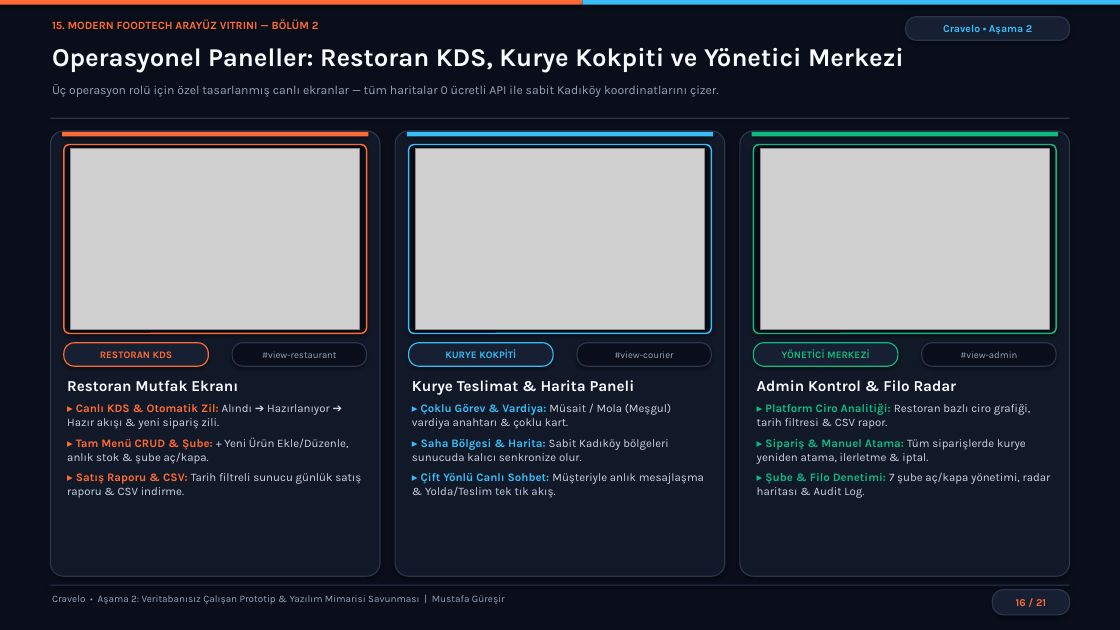
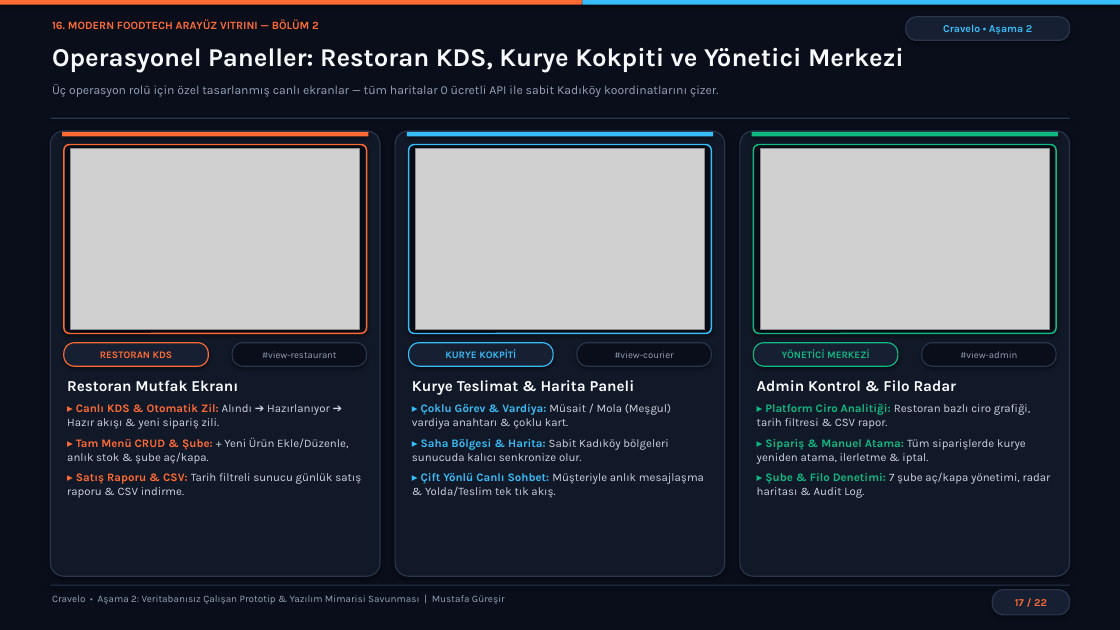
Before and after one commit to mustafaguresir/Cravelo, a slide deck: slide 17 of Cravelo_Asama2_Sunum.pptx (slide 16 before the commit). Drawn at 1120x630 pixels with LibreOffice and Linux fonts; fonts in the diff are those of the drawing; grey boxes stand for pictures. Boxes give left, top, right and bottom in pixels: in the first picture for what was removed or moved away, otherwise in the second. Text is boxed around its words. In the diff, an @@ line names an element or a change of style, - is before the commit and + after.

```diff
--- a/Cravelo_Asama2_Sunum.pptx
+++ b/Cravelo_Asama2_Sunum.pptx
@@ text at [52, 19, 319, 29]: text changed @@
-15. MODERN FOODTECH ARAYÜZ VITRINI — BÖLÜM 2
+16. MODERN FOODTECH ARAYÜZ VITRINI — BÖLÜM 2
@@ text in rounded rectangle at [1015, 599, 1047, 606]: text changed @@
-16 / 21
+17 / 22
```
Also in this commit, not shown: 20 other slides changed, 1 slide added, 1 other file.
